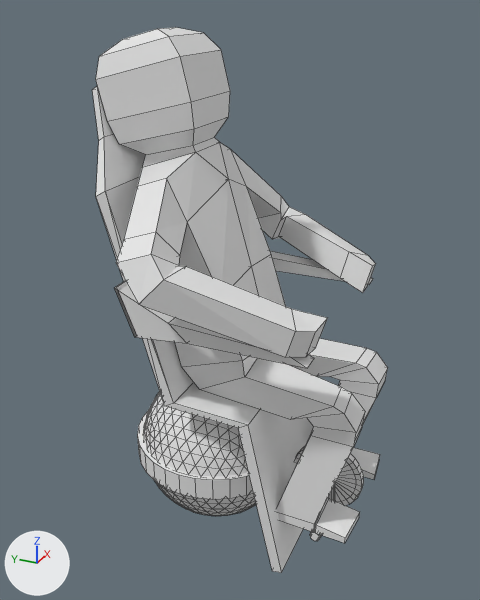
One commit to the Blender file Assets/Models/sphereman.blend: the scene before it, then after it.
The view is the same before and after, from a 50 mm camera at (-5.23, -1.31, 4.58) aimed at (0.02, 1.05, 1.95). Every picture has the same lights, and +X, +Y and +Z are marked at lower left. Mesh edges are drawn as thin lines.

The older version as bpy lines, for what is in view:
```python
me_cylinder = bpy.data.meshes.new('Cylinder')
me_cylinder.from_pydata(...)  # 608 vertices, 546 faces; spans x -2.23..0.63, y -1.64..0.95, z -0.73..4.03
me_cylinder_001 = bpy.data.meshes.new('Cylinder.001')
me_cylinder_001.from_pydata(...)  # an icosphere of 1280 faces spanning x -0.79..0.79, y -0.79..0.79, z -0.79..0.79
me_cylinder_001.polygons.foreach_set('use_smooth', [True] * 1280)
ob_cylinder = bpy.data.objects.new('Cylinder', me_cylinder)
ob_cylinder.location = (0.84, 1.32, 0.31)
ob_cylinder_001 = bpy.data.objects.new('Cylinder.001', me_cylinder_001)
ob_cylinder_001.location = (0.0, 1.3, 0.31)
```
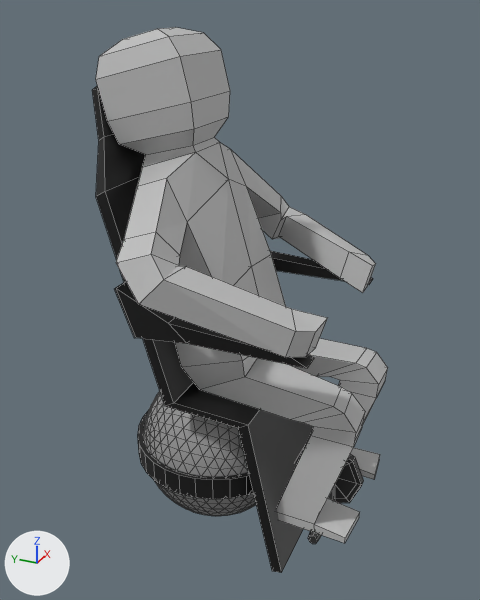
Where the change shows, as pixel boxes (x1, y1, x2, y2) in the pictures (480 x 600 px):
part 1 of me_cylinder, cut back
    before: (96, 137, 380, 543)
    after: (114, 282, 364, 544)
part 2 of me_cylinder, recoloured
    both: (92, 27, 388, 573)

What the commit changed:
Picture 'Colour palette - desaturated.png' (img_colour_palette___desaturated_png) is new.
Material 'Colour palette - desaturated.png' (mat_colour_palette___desaturated_png) is new.
Its texture is img_colour_palette___desaturated_png.
me_cylinder is used by ob_cylinder; location (0.84, 1.32, 0.31).
me_cylinder had 608 vertices, 546 faces and spanned x -2.23..0.63, y -1.64..0.95, z -0.73..4.03.
me_cylinder now has 357 vertices, 312 faces and spans x -2.23..0.63, y -1.64..0.95, z -0.73..4.03.
me_cylinder part 1: 7 vertices moved from x -1.81..-0.21, y -1.36..0.46, z -0.3..2.05 to x -1.81..-0.15, y -1.36..0.46, z -0.29..2.04; 330 vertices removed from x -1.64..-0.21, y -1.59..0.56, z -0.44..3.08; 79 vertices added at x -1.64..-0.15, y -1.59..0.46, z -0.43..2.04.
me_cylinder part 2: 201 faces spanning x -2.23..0.63, y -1.64..0.95, z -0.73..4.03 switch from no material to mat_colour_palette___desaturated_png (picture img_colour_palette___desaturated_png).
